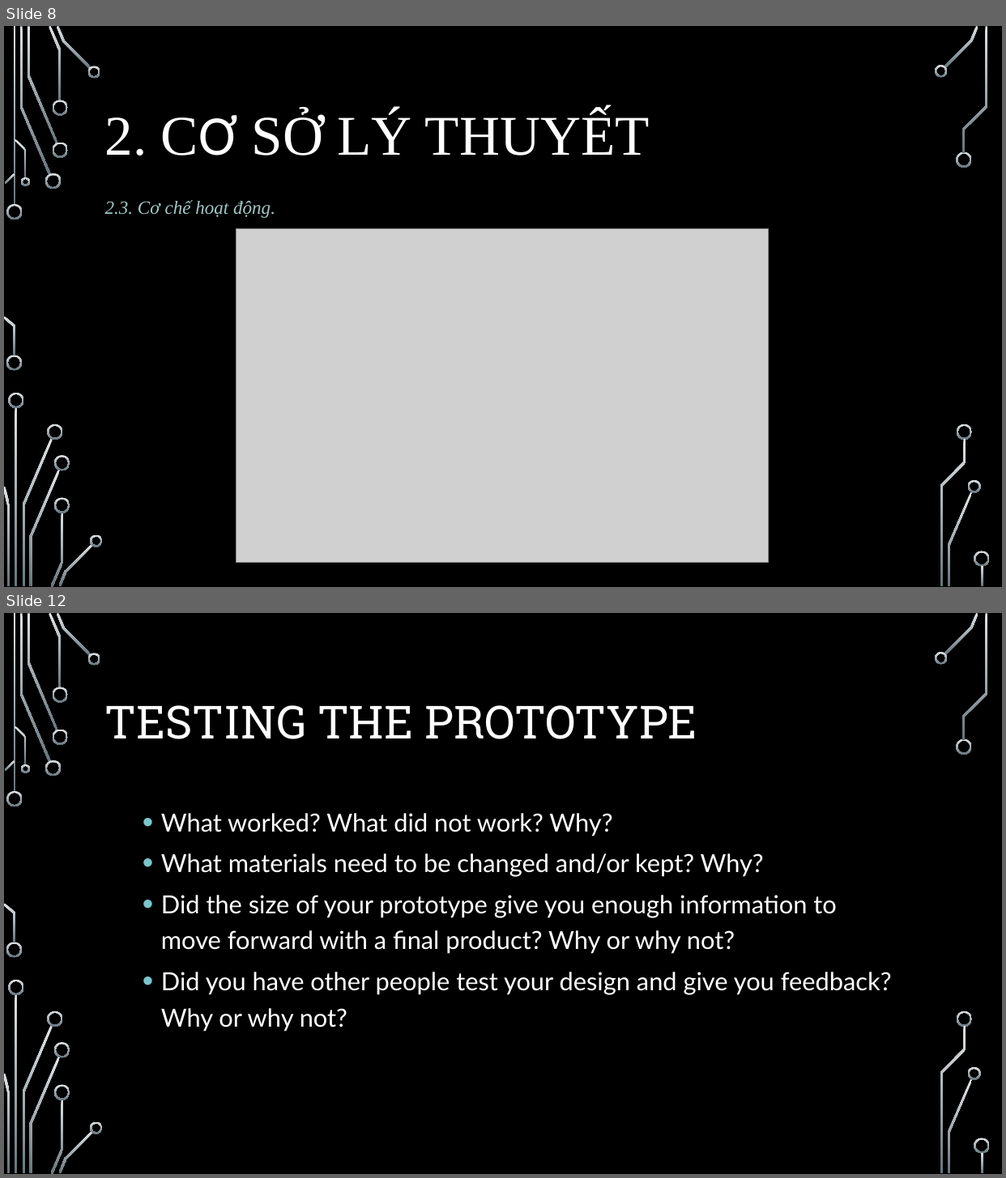
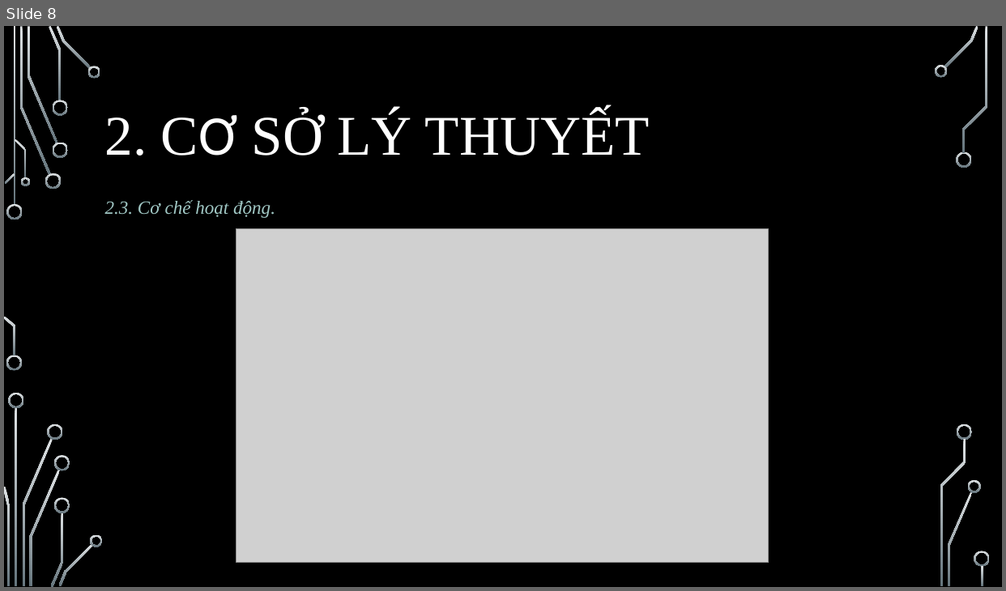
Before and after one commit to kiet1022/DoanHoiIT, a slide deck: FileBC/SlideBaoCaoVer2NotComplete.pptx. Shown one above the other, each under a label of ours: slides 8 and 12 before the commit, slide 8 after it; the slides between them are not shown. The pictures are 1006x1178 and 1006x591 pixels, drawn with LibreOffice and Linux fonts; fonts in the diff are those of the drawing; grey boxes stand for pictures; background and template pictures are left out. Boxes give left, top, right and bottom in pixels: in the first picture for what was removed or moved away, otherwise in the second. Text is boxed around its words. In the diff, an @@ line names an element or a change of style, - is before the commit and + after.

```diff
--- a/FileBC/SlideBaoCaoVer2NotComplete.pptx
+++ b/FileBC/SlideBaoCaoVer2NotComplete.pptx
@@ slide 12 removed at (4,613,1002,1174), background picture (left out); not listed: 36 template elements that a slide beside it also shows @@
@@ title removed at (105,705,697,739) @@
-TESTING THE PROTOTYPE
@@ text removed at (161,813,892,1032) @@
-  • What worked? What did not work? Why?
-  • What materials need to be changed and/or kept? Why?
-  • Did the size of your prototype give you enough information to move forward with a final product? Why or why not?
-  • Did you have other people test your design and give you feedback? Why or why not?
```
Also in this commit, not shown: 1 slide changed, 13 slides added, 4 other slides removed.
